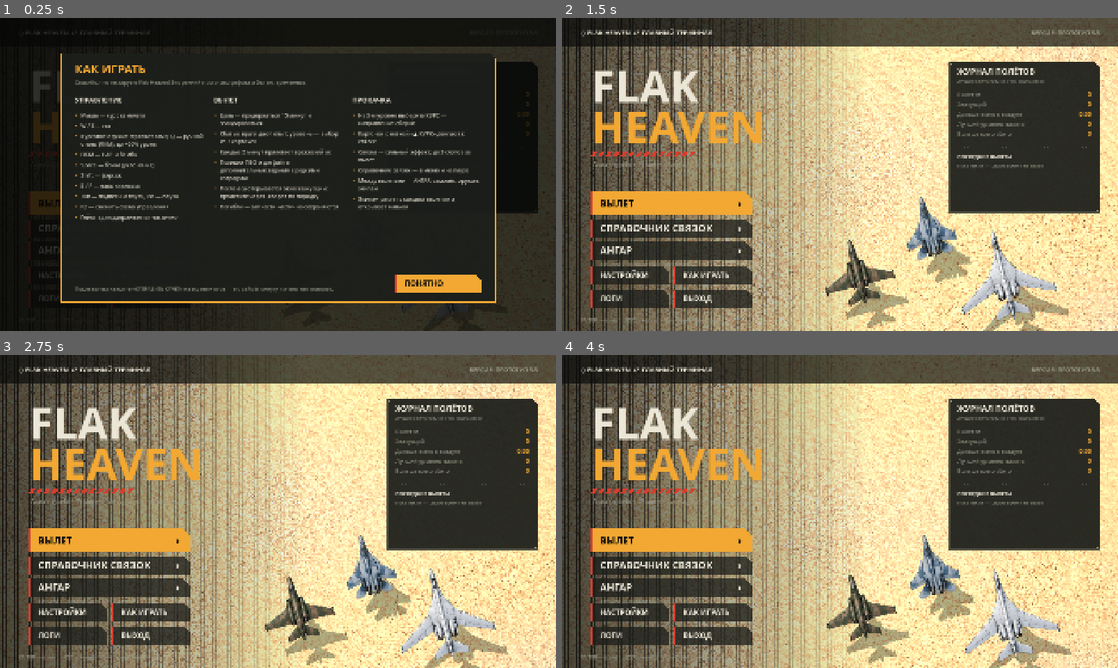
Above: before the commit, frames 1-4 (two rows, left to right).
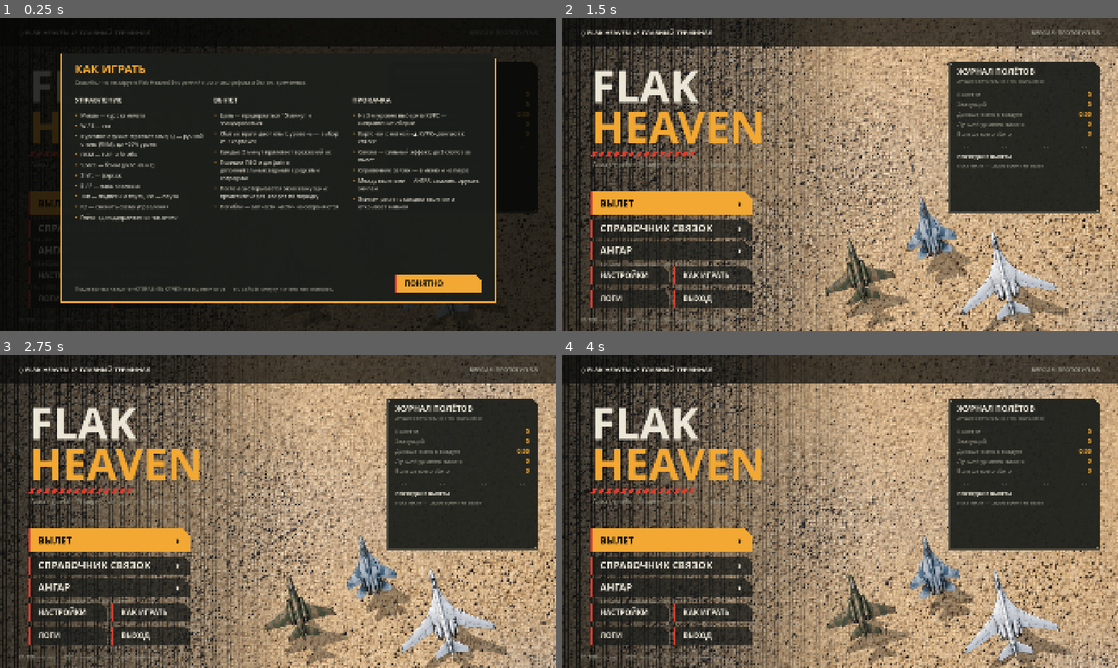
Above: after the commit, the same moments.

Repository: kanta201196-hub/FlakHeaven
Game: Godot game, scene res://scenes/main.tscn
The game is run twice, just before and just after one commit, with the same random seed, the same clock (stepped at 60 frames per second) and the same inputs.
Inputs (mouse positions are in pixels of both pictures, inside the frame that each line leads up to):
- Up to frame 1 (0.25 s): no input
- Up to frame 2 (1.5 s): tap Enter at 0.5 s; move the mouse to (962, 158) at 0.52 s; hold D (move_right) 0.53-1.25 s; tap Shift (afterburner) at 0.6 s; click (962, 158) at 0.67 s; drag from (728, 190) to (812, 237) at 1.27 s
- Up to frame 3 (2.75 s): move the mouse to (333, 442) at 2.02 s; hold D (move_right) from 2.03 s (still down); tap 1 (choose_1) at 2.1 s
- Up to frame 4 (4 s): release D (move_right) at 2.75 s; drag from (812, 574) to (673, 464) at 2.77 s; move the mouse to (1006, 558) at 3.52 s; hold A (move_left) from 3.53 s (still down); tap 3 (choose_3) at 3.6 s

The runs differ from the first frame. In frame 1, 0.4% of the frame differs, in the area x 30-100%, y 9-100%; in frame 2, 56%; in frame 3, 56%; in frame 4, 56%, in the area x 0-100%, y 0-100%.

Commit message:
B-23 стенд скриншотов --visual, B-24 свет без пересвета, B-37 стайл-гайд 3D-биома
- visual_bench.gd: 6 фиксированных точек, без врагов и интерфейса, яркость и пересвет в журнал
- свет: солнце ниже (~40°), холодный заполняющий свет, контраст; земля и объекты темнее,
  псевдорельеф земли по яркости — пересвет кадра с 8–19 % до < 0,3 %
- параметры light_exposure, ground_albedo, obj_albedo в tuning.gd (панель F1)
- стайл-гайд 3D-биома: свет, палитра, читаемость, уровни войны, бюджеты, запреты

Co-Authored-By: Claude Opus 5.5 <noreply@anthropic.com>
Claude-Session: https://claude.ai/code/session_01Bfcym7naa4msYj5PKQFrxh

Diff:
--- a/game/scripts/main_debug.gd
+++ b/game/scripts/main_debug.gd
@@ -1,17 +1,22 @@
 class_name MainDebug
 extends RefCounted
 ## Отладочные режимы Main: автотест (-- --autotest), скриншоты (--shots), проверки --fxtest,
-## --reporttest, --mesatest. Работают только по флагам командной строки.
+## --reporttest, --mesatest, стенд картинки --visual (visual_bench.gd). Работают только по флагам командной строки.
 
 var m: Main
 var _fx_t := 0.0
 var _fx_at := 0.0
 var _fx_fired := false
 var _autotest_t := 0.0
+var _visual: VisualBench
 
 
 func _init(main: Main) -> void:
 	m = main
+	# Main._args ещё не заполнен: флаг читаем напрямую — зерно нужно до создания мира
+	if OS.get_cmdline_user_args().has("--visual"):
+		VisualBench.seed_world()
+		_visual = VisualBench.new(m)
 
 
 func process(delta: float) -> void:
@@ -19,6 +24,8 @@
 		_run_autotest(delta)
 	if m._args.has("--shots"):
 		_debug_screenshots(delta)
+	if _visual != null:
+		_visual.process(delta)
 
 	if m._args.has("--fxtest") and m.state == "playing" and is_instance_valid(m.player):
 		_fx_t += delta
--- a/game/scripts/relief_mesh.gd
+++ b/game/scripts/relief_mesh.gd
@@ -139,13 +139,15 @@
 static var _mats := {}
 
 
-## Материал для модели: текстура сверху, отсечение по альфе, металл/шероховатость
-static func material(tex: Texture2D, metal := 0.35, rough := 0.5) -> StandardMaterial3D:
-	var key := str(tex.get_rid()) + "|%.2f|%.2f" % [metal, rough]
+## Материал для модели: текстура сверху, отсечение по альфе, металл/шероховатость;
+## tint — множитель цвета (объекты биома: в их картинках уже «нарисован» свет)
+static func material(tex: Texture2D, metal := 0.35, rough := 0.5, tint := Color.WHITE) -> StandardMaterial3D:
+	var key := str(tex.get_rid()) + "|%.2f|%.2f|%s" % [metal, rough, tint.to_html()]
 	if _mats.has(key):
 		return _mats[key]
 	var m := StandardMaterial3D.new()
 	m.albedo_texture = tex
+	m.albedo_color = Color(tint.r, tint.g, tint.b, 1.0)
 	m.vertex_color_use_as_albedo = true
 	m.transparency = BaseMaterial3D.TRANSPARENCY_ALPHA_SCISSOR
 	m.alpha_scissor_threshold = 0.45
--- a/game/scripts/render3d.gd
+++ b/game/scripts/render3d.gd
@@ -39,23 +39,30 @@
 	var e := Environment.new()
 	e.background_mode = Environment.BG_COLOR
 	e.background_color = Color(0.52, 0.47, 0.4)
+	# B-24: заполняющий свет от неба — холодный, тени голубоватые, а не серые
 	e.ambient_light_source = Environment.AMBIENT_SOURCE_COLOR
-	e.ambient_light_color = Color(0.72, 0.7, 0.68)
-	e.ambient_light_energy = 0.55
+	e.ambient_light_color = Color(0.6, 0.68, 0.82)
+	e.ambient_light_energy = 0.5
+	# экспозиция и яркость земли ниже, чем в 3.3, — песок и вершины гор не выгорают в белое
 	e.tonemap_mode = Environment.TONE_MAPPER_FILMIC
+	e.tonemap_exposure = Tuning.g("light_exposure")
+	e.adjustment_enabled = true
+	e.adjustment_contrast = 1.08
+	e.adjustment_saturation = 1.05
 	e.fog_enabled = false
 	env.environment = e
 	add_child(env)
 
 	sun = DirectionalLight3D.new()
-	sun.light_color = Color(1.0, 0.94, 0.84)
-	sun.light_energy = 1.25
+	sun.light_color = Color(1.0, 0.9, 0.76)
+	sun.light_energy = 1.15
 	sun.shadow_enabled = true
 	sun.directional_shadow_mode = DirectionalLight3D.SHADOW_ORTHOGONAL
 	sun.directional_shadow_max_distance = 4000.0
 	sun.shadow_bias = 0.05
-	# свет сверху-слева (на экране): тени уходят вниз-вправо
-	sun.basis = Basis.looking_at(Vector3(0.45, -1.0, 0.6).normalized(), Vector3(0, 0, -1))
+	# B-24: солнце ниже (~40° над горизонтом) — тени длиннее, у объектов видна теневая сторона.
+	# Свет сверху-слева (на экране): тени уходят вниз-вправо
+	sun.basis = Basis.looking_at(Vector3(0.62, -0.85, 0.75).normalized(), Vector3(0, 0, -1))
 	add_child(sun)
 
 	cam = Camera3D.new()
@@ -77,6 +84,7 @@
 		if ResourceLoader.exists(p):
 			sm.set_shader_parameter(n[0], load(p))
 	sm.set_shader_parameter("seed", float(randi() % 1000))
+	sm.set_shader_parameter("albedo_k", Tuning.g("ground_albedo"))
 	ground.material_override = sm
 	ground.cast_shadow = GeometryInstance3D.SHADOW_CASTING_SETTING_OFF
 	add_child(ground)
@@ -319,7 +327,7 @@
 				var qm := PlaneMesh.new()
 				qm.size = Vector2(t.get_width(), t.get_height())
 				mi.mesh = qm
-			mi.material_override = ReliefMesh.material(t, 0.0, 0.95)
+			mi.material_override = ReliefMesh.material(t, 0.0, 0.95, Color.WHITE * Tuning.g("obj_albedo"))
 			mi.position = Vector3(o["pos"].x, GROUND_Y + 0.5, o["pos"].y)
 			mi.basis = Basis(Vector3.UP, -float(o["rot"])).scaled(Vector3(k, k, k))
 			add_child(mi)
--- a/game/scripts/tuning.gd
+++ b/game/scripts/tuning.gd
@@ -8,6 +8,9 @@
 
 const RANGES := {
 	"render3d": [0, 1, 1, 1, "3D-картинка (0 — старый 2D)"],
+	"light_exposure": [0.4, 1.6, 0.05, 1.0, "3D: экспозиция (меньше — темнее)"],
+	"ground_albedo": [0.4, 1.2, 0.05, 0.85, "3D: яркость земли"],
+	"obj_albedo": [0.4, 1.2, 0.05, 0.85, "3D: яркость объектов биома"],
 	"scheme": [0, 2, 1, 2, "Схема (0 — направление, 1 — влево/вправо, 2 — мышь)"],
 	"cruise_speed": [200, 800, 10, 390, "Крейсерская скорость, пикс/с"],
 	"turn_rate": [60, 400, 5, 210, "Скорость разворота, °/с"],
--- /dev/null
+++ b/game/scripts/visual_bench.gd
@@ -0,0 +1,116 @@
+class_name VisualBench
+extends RefCounted
+## B-23: стенд скриншотов для сравнения картинки «до/после» (-- --visual).
+## Фиксированное зерно, без врагов и интерфейса; 6 точек камеры → user://vis_*.png.
+## В журнал — средняя яркость и доля пересвеченных пикселей (> 245) каждого кадра.
+
+const SEED := 20261014
+const WAIT := 0.6      # секунд реального времени на точку: камера и 3D успевают встать
+
+var m: Main
+var _i := -1
+var _t := 0.0
+var _phase := 0        # 0 — встать в точку, 1 — снять
+var _points: Array = []
+
+
+static func seed_world() -> void:
+	seed(SEED)
+
+
+func _init(main: Main) -> void:
+	m = main
+
+
+func process(delta: float) -> void:
+	_t += delta / maxf(Engine.time_scale, 0.01)
+	if m.state == "menu" and _i < 0 and _t > 1.0:
+		m.select_class("fighter")
+		_t = 0.0
+		return
+	if m.state != "playing" or not is_instance_valid(m.player):
+		return
+	m.god_mode = true
+	m.spawner.process_mode = Node.PROCESS_MODE_DISABLED
+	for e in m.get_tree().get_nodes_in_group("enemies"):
+		(e as Node).queue_free()
+	if m.hud != null:
+		m.hud.visible = false
+	if _i < 0:
+		if _t < 1.0:
+			return
+		_points = _make_points()
+		_i = 0
+		_t = 0.0
+	if _i >= _points.size():
+		print("VISUAL done")
+		m.get_tree().quit()
+		return
+	var p: Dictionary = _points[_i]
+	_hold(p)
+	if _phase == 0 and _t > WAIT:
+		if p.get("boom", false):
+			var c: Vector2 = p["pos"]
+			m.fx.explosion(c + Vector2(220, -90), 34.0)
+			m.fx.explosion(c + Vector2(-260, 140), 22.0)
+			m.fx.explosion(c + Vector2(60, 230), 16.0, false)
+		_phase = 1
+		_t = 0.0
+	elif _phase == 1 and _t > (0.25 if p.get("boom", false) else 0.05):
+		_save(p["name"])
+		_phase = 0
+		_t = 0.0
+		_i += 1
+
+
+func _hold(p: Dictionary) -> void:
+	var pos: Vector2 = p["pos"]
+	m.player.global_position = pos
+	m.player.heading = -PI / 4.0
+	m.camera.global_position = pos
+	m.camera.zoom = Vector2.ONE * float(p.get("zoom", 1.0))
+	m.camera.reset_smoothing()
+
+
+func _save(name: String) -> void:
+	var img := m.get_viewport().get_texture().get_image()
+	img.save_png("user://vis_%s.png" % name)
+	# яркость: каждый 4-й пиксель по обеим осям
+	var n := 0
+	var hot := 0
+	var sum := 0.0
+	for y in range(0, img.get_height(), 4):
+		for x in range(0, img.get_width(), 4):
+			var c := img.get_pixel(x, y)
+			var l := (0.2126 * c.r + 0.7152 * c.g + 0.0722 * c.b) * 255.0
+			sum += l
+			n += 1
+			if l > 245.0:
+				hot += 1
+	print("VISUAL %s lum=%.1f hot=%.2f%%" % [name, sum / maxf(n, 1), 100.0 * hot / maxf(n, 1)])
+
+
+## Точки: пустыня, гора, кишлак, оазис, бой со взрывами, крупный план самолёта
+func _make_points() -> Array:
+	var bg := m.background
+	var found := {}
+	var empty := Vector2.INF
+	for r in range(0, 14):
+		for cx in range(-r, r + 1):
+			for cy in range(-r, r + 1):
+				if maxi(absi(cx), absi(cy)) != r:
+					continue
+				var o := bg.chunk_object(cx, cy)
+				if o.is_empty():
+					if empty == Vector2.INF:
+						empty = Vector2((cx + 0.5) * Background.CHUNK, (cy + 0.5) * Background.CHUNK)
+				elif not found.has(o["name"]):
+					found[o["name"]] = o["pos"]
+	if empty == Vector2.INF:
+		empty = Vector2.ZERO
+	var pts := [{"name": "desert", "pos": empty}]
+	for k in [["mountain", "o_mesa"], ["village", "o_village"], ["oasis", "o_oasis"]]:
+		pts.append({"name": k[0], "pos": found.get(k[1], empty + Vector2(4000, 0))})
+	pts.append({"name": "battle", "pos": empty + Vector2(0, -300), "boom": true})
+	pts.append({"name": "closeup", "pos": found.get("o_rocks_big", empty) + Vector2(-260, 0), "zoom": 2.5})
+	return pts
--- a/game/shaders/ground3d.gdshader
+++ b/game/shaders/ground3d.gdshader
@@ -11,6 +11,10 @@
 uniform float patch_world = 1500.0;
 uniform float sharp = 9.0;
 uniform float seed = 0.0;
+// B-24: яркость земли (текстуры светлые — под солнцем песок выгорал) и псевдорельеф по яркости:
+// светлые места текстуры чуть «выше» тёмных, трещины и рябь получают тени от низкого солнца
+uniform float albedo_k = 0.8;
+uniform float bump_k = 6.0;
 
 varying vec2 world;
 
@@ -41,7 +45,10 @@
 		+ texture(t_gravel, uv * 0.97 + 0.61).rgb * e.z
 		+ texture(t_river, uv + 0.13).rgb * e.w;
 	float macro = 0.9 + 0.18 * vnoise(world / 2600.0 + 5.0);
-	ALBEDO = c * macro;
+	ALBEDO = c * macro * albedo_k;
+	float h = dot(c, vec3(0.3333));
+	vec2 g = vec2(dFdx(h), dFdy(h)) * bump_k;
+	NORMAL_MAP = normalize(vec3(-g.x, g.y, 1.0)) * 0.5 + 0.5;
 	ROUGHNESS = 1.0;
 	SPECULAR = 0.1;
 }
Not shown, added: game/scripts/visual_bench.gd.uid
Not shown, changed: docs/backlog.md
Not shown, added: docs/sprint1/s4-style-guide-3d-biome.md
Not shown, added: docs/sprint1/visual-audit/b24_after.jpg
Not shown, added: docs/sprint1/visual-audit/b24_before.jpg
